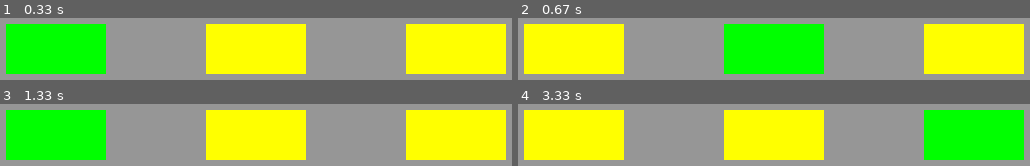
Above: before the commit, frames 1-4 (two rows, left to right).
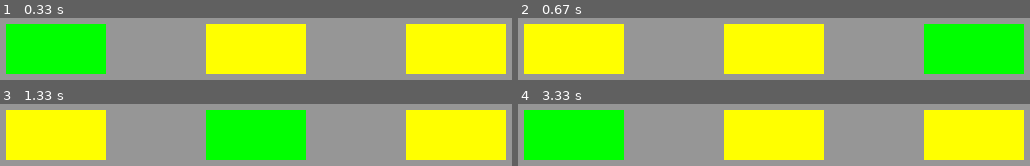
Above: after the commit, the same moments.

Repository: Kim-Draco/ProjetCr-aNum
Game: pygame game, started from PygameTest.py
Same seed, same stepped clock (60 frames per second), same inputs: the game is played once before the commit and once after it.
Inputs:
- Up to frame 1 (0.33 s): no input
- Up to frame 2 (0.67 s): hold Left from 0.33 s (still down)
- Up to frame 3 (1.33 s): release Left at 0.87 s; hold Left 0.9-1.3 s
- Up to frame 4 (3.33 s): hold Right 1.33-1.97 s; hold Left 2-2.47 s; hold Right 2.5-2.97 s; hold Right from 3 s (still down)

Frame 1 is identical in both runs. In frame 2, 32% of the frame differs, in the area x 40-99%, y 9-91%; in frame 3, 32%; in frame 4, 32%.

Commit message:
feat: ajout note et correction menu

Diff:
--- a/PygameTest.py
+++ b/PygameTest.py
@@ -52,8 +52,7 @@
         if event.type == pygame.QUIT: # If user clicked close
               carryOn = False # Flag that we are done so we can exit the while loop
         elif event.type==pygame.KEYDOWN:
-            if event.key==pygame.K_ESCAPE:
-                carryOn=False
+
             if event.key==pygame.K_RIGHT:
                 if Selection < NbMenu:
                     Selection += 1
@@ -63,7 +62,7 @@
                 if Selection > 0:
                     Selection -= 1
                 else:
-                    Selection = NbMenu - 1
+                    Selection = NbMenu
             if event.key==pygame.K_RETURN and Selection == NbMenu:
                 carryOn=False
     # --- Game logic should go here
Not shown, added: piano-mp3/A0.mp3
Not shown, added: piano-mp3/A1.mp3
Not shown, added: piano-mp3/A2.mp3
Not shown, added: piano-mp3/A3.mp3
Not shown, added: piano-mp3/A4.mp3
Not shown, added: piano-mp3/A5.mp3
Not shown, added: piano-mp3/A6.mp3
Not shown, added: piano-mp3/A7.mp3
Not shown, added: piano-mp3/Ab1.mp3
Not shown, added: piano-mp3/Ab2.mp3
Not shown, added: piano-mp3/Ab3.mp3
Not shown, added: piano-mp3/Ab4.mp3
(and 77 more such lines)
